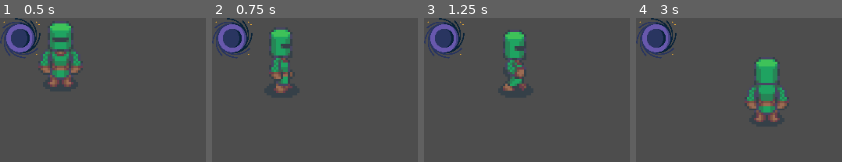
Above: before the commit, frames 1-4 (left to right).
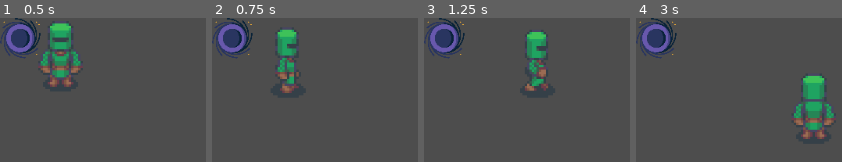
Above: after the commit, the same moments.

Repository: gonlarghero/godot_try
Game: Godot game, scene res://town/town.tscn
The game is run twice, just before and just after one commit, with the same random seed, the same clock (stepped at 60 frames per second) and the same inputs.
Inputs:
- Up to frame 1 (0.5 s): no input
- Up to frame 2 (0.75 s): tap Enter at 0.5 s; hold Right (ui_right) from 0.53 s (still down)
- Up to frame 3 (1.25 s): keep holding Right (ui_right)
- Up to frame 4 (3 s): release Right (ui_right) at 1.28 s; hold Down (ui_down) 1.28-2.03 s; hold Right (ui_right) 2.03-2.78 s; hold Up (ui_up) from 2.78 s (still down)

Frame 1 is identical in both runs. In frame 2, 3.6% of the frame differs, in the area x 27-43%, y 6-53%; in frame 3, 5.3%; in frame 4, 9.1%, in the area x 52-98%, y 28-85%.

Commit message:
-agrego delta, separo funcion animaciones

Diff:
--- a/player/Player.gd
+++ b/player/Player.gd
@@ -1,6 +1,7 @@
 extends CharacterBody2D
 
 var borderLimit
+const MAX_SPEED = 100;
 
 func _ready():
 	borderLimit = get_viewport_rect().size
@@ -9,11 +10,17 @@
 	var input_vector = Vector2.ZERO;
 	input_vector.x = Input.get_action_strength("ui_right")-Input.get_action_strength("ui_left");
 	input_vector.y = Input.get_action_strength("ui_down")-Input.get_action_strength("ui_up");
+	input_vector = input_vector.normalized();
 	if(input_vector != Vector2.ZERO):
 		velocity = input_vector;
 	else:
 		velocity = Vector2.ZERO
+	_animation_change()
+	position.x = clamp(position.x, 0, borderLimit.x)
+	position.y = clamp(position.y, 0, borderLimit.y)
+	move_and_collide(velocity * delta * MAX_SPEED);
 
+func _animation_change():
 	if velocity.x != 0:
 		if velocity.x < 0:
 			$player_sprite.animation = "left"
@@ -31,7 +38,3 @@
 	else:
 		$player_sprite.animation = "idle"
 		$player_sprite.play("idle")
-
-	position.x = clamp(position.x, 0, borderLimit.x)
-	position.y = clamp(position.y, 0, borderLimit.y)
-	move_and_collide(velocity);
